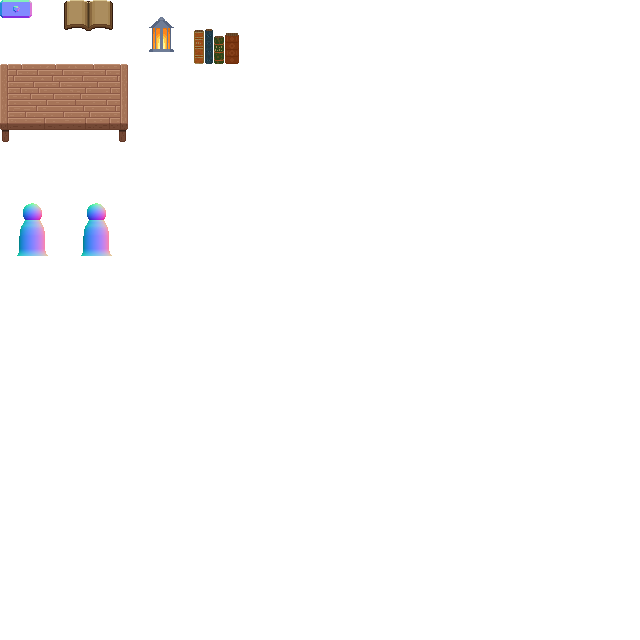
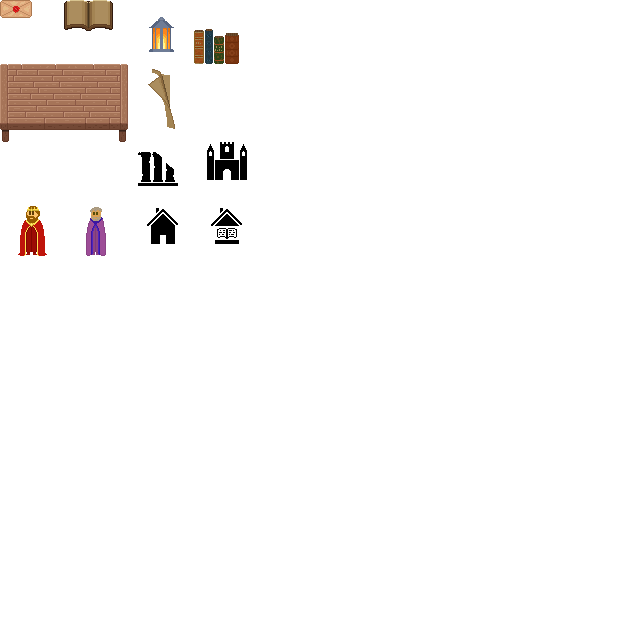
The second 640 x 640 image is a revision of the first. Changes to its layers:
hid group "Gruppe 1" (4 layers) over [0, 0, 247, 256]
painted on "Ebene 3 Kopie" over [81, 203, 112, 256]
painted on "Ebene 3" over [17, 203, 48, 256]
added layer "Ebene 6" above "Ebene 5 Kopie 2" over [138, 152, 178, 186]
added layer "Ebene 5 Kopie 2" above "Ebene 5 Kopie" over [207, 142, 247, 180]
added layer "Ebene 5 Kopie" above "Ebene 5" over [211, 208, 242, 244]
added layer "Ebene 5" above "Ebene 4" over [147, 208, 178, 244]
added layer "BookEdges" above "Colors" over [148, 69, 175, 129]
